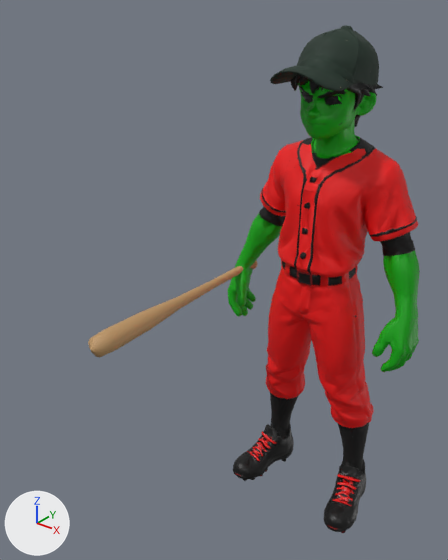
The glTF model public/models/player/player_v7.glb: old version first, new version second.
The view is the same before and after, from a 50 mm lens placed at (1.04, -1.82, 2.04), pointed at (-0.12, -0.38, 1.14). Arrows for +X, +Y and +Z are at lower left; the lights stay in place. The first picture is the older version. Vertices at exactly the same position are counted once.

The scene before the commit, as lines of its bpy script (objects in view):
```python
me_bat = bpy.data.meshes.new('bat')
me_bat.from_pydata(...)  # 160 vertices, 288 faces; spans x -0.381..-0.303, y -0.776..0.094, z 0.936..1.014
me_bat.materials.append(mat_bat_wood)  # orange #bc9565
me_cap = bpy.data.meshes.new('cap')
me_cap.from_pydata(...)  # 443 vertices, 767 faces; spans x -0.128..0.134, y -0.213..0.212, z 1.658..1.903
me_cap.materials.append(mat_bakedmaterial)
me_player = bpy.data.meshes.new('player')
me_player.from_pydata(...)  # 5670 vertices, 11233 faces; spans x -0.4..0.4, y -0.13..0.21, z 0.0..1.78
me_player.materials.append(mat_bakedmaterial_001)
ob_bat_mesh = bpy.data.objects.new('bat_mesh', me_bat)
ob_bat_mesh.location = (0.0, 0.0, 0.0)
ob_cap = bpy.data.objects.new('cap', me_cap)
ob_cap.location = (0.0, 0.0, 0.0)
ob_player = bpy.data.objects.new('player', me_player)
ob_player.location = (0.0, 0.0, 0.0)
```
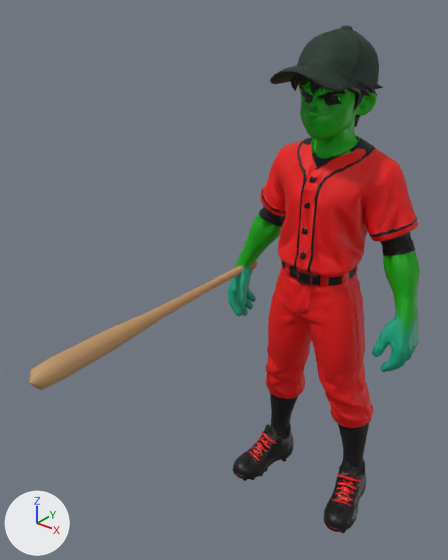
Patch to the scene script:
```diff
--- a/public/models/player/player_v7.glb.py
+++ b/public/models/player/player_v7.glb.py
@@ me_bat @@
 # used by ob_bat_mesh; location = (0.0, 0.0, 0.0)
-me_bat.from_pydata(...)  # 160 vertices, 288 faces; spans x -0.381..-0.303, y -0.776..0.094, z 0.936..1.014
+me_bat.from_pydata(...)  # 160 vertices, 288 faces; spans x -0.381..-0.303, y -1.006..0.094, z 0.936..1.014
+# me_bat part 1: all 96 vertices in x -0.381..-0.303, y -0.776..-0.161, z 0.936..1.014 are scaled about their middle by (1, 1.28, 1), then moved by (0.0, -0.144, 0.0)
 me_bat.materials.append(mat_bat_wood)
@@ me_player @@
 me_player.from_pydata(...)  # 5670 vertices, 11233 faces; spans x -0.4..0.4, y -0.13..0.21, z 0.0..1.78
 # used by ob_player; location = (0.0, 0.0, 0.0)
+# me_player part 2: 1200 faces centred in x -0.4..0.4, y -0.05..0.11, z 0.76..1.01 are repainted in the vertex colours; the middle colour goes from green #00ff00 to cyan #00ffff
 me_player.materials.append(mat_bakedmaterial_001)
```

Boxes [x1, y1, x2, y2] around the edits, measured in the pictures (448 x 560 px; the box of a moved part takes in the faces that stretch with it):
'bat_mesh', reshaped (35% wider, 34% taller): before [88, 260, 258, 357]; after [29, 260, 258, 390]
part 1 of me_bat, moved or reshaped: before [88, 266, 252, 357]; after [29, 266, 252, 390]
part 2 of me_player, recoloured: [228, 262, 419, 372] in both
